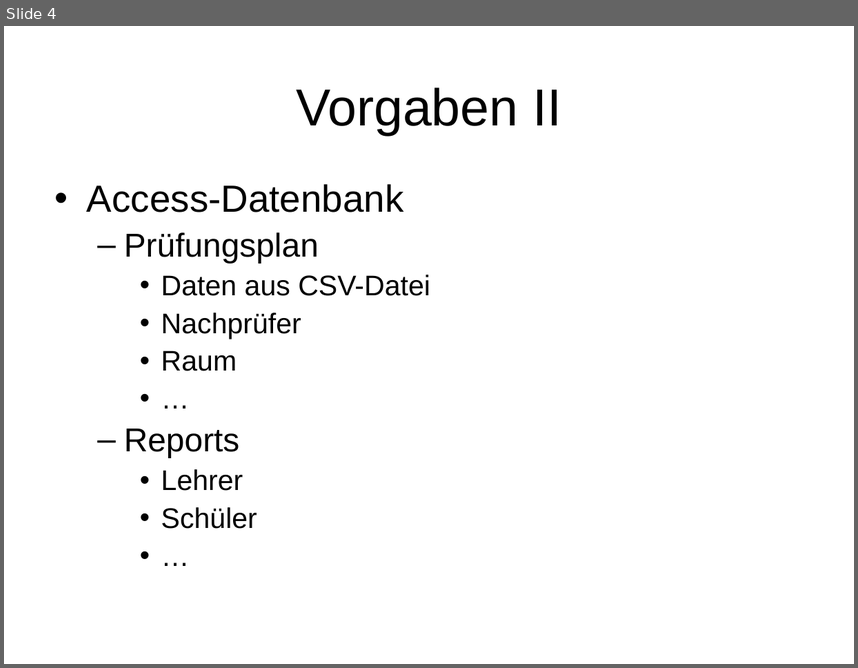
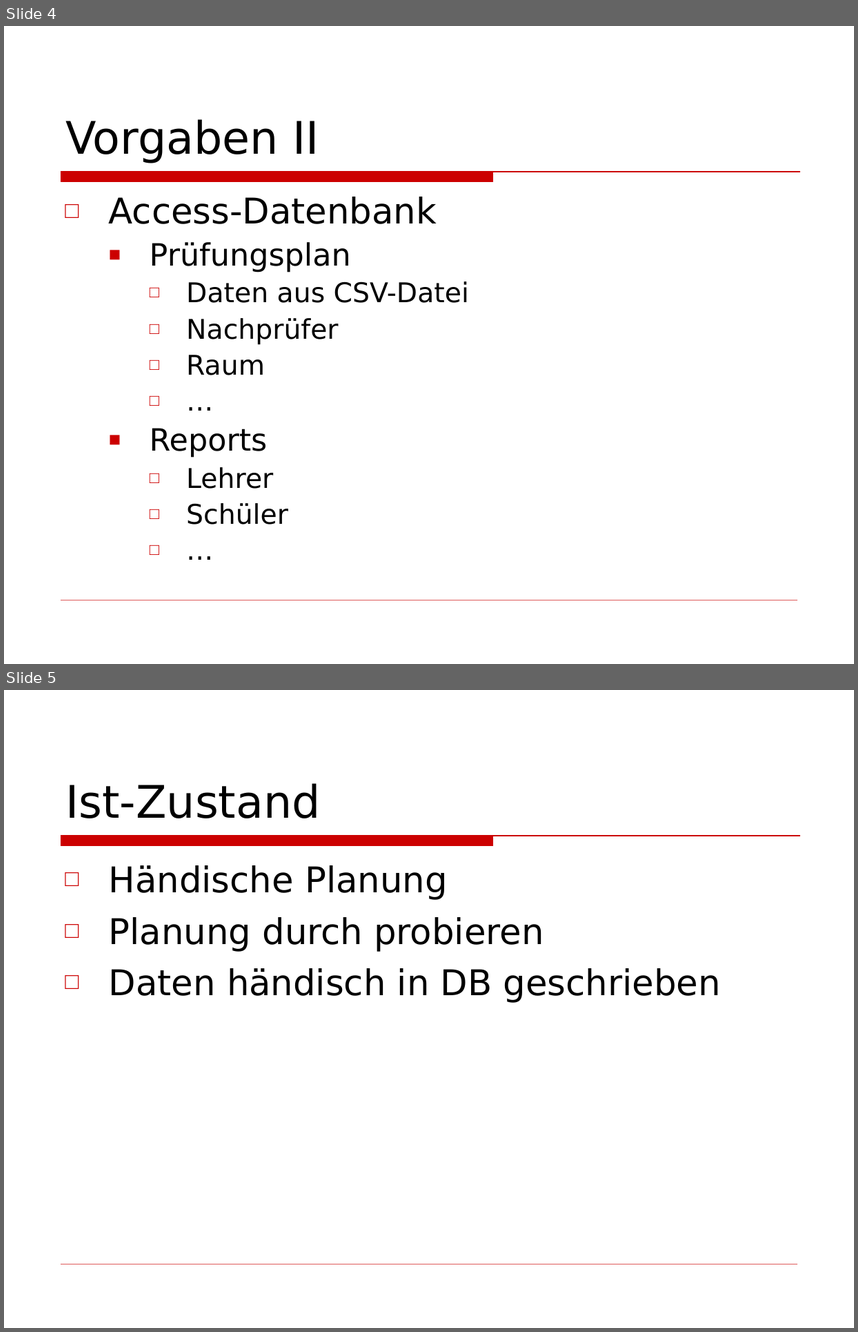
Before and after one commit to BackupTheBerlios/wiptp-svn, a slide deck: docs/Präsentation.ppt. Shown one above the other, each under a label of ours: slide 4 before the commit, slides 4 and 5 after it. The pictures are 858x668 and 858x1332 pixels, drawn with LibreOffice and Linux fonts; fonts in the diff are those of the drawing; background and template pictures are left out. Boxes give left, top, right and bottom in pixels: in the first picture for what was removed or moved away, otherwise in the second. Text is boxed around its words. In the diff, an @@ line names an element or a change of style, - is before the commit and + after.

```diff
--- a/docs/Präsentation.ppt
+++ b/docs/Präsentation.ppt
@@ slide 5 added at <box>4,690,854,1328</box>, background picture (left out); not listed: 2 template elements that a slide beside it also shows @@
@@ title added at <box>65,783,320,818</box>, 38 pt, text #000000 @@
+Ist-Zustand
@@ text added at <box>109,865,721,1003</box>, 30 pt, text #000000 @@
+□ Händische Planung
+□ Planung durch probieren
+□ Daten händisch in DB geschrieben
@@ slide 4 changed as well @@
@@ title "Vorgaben II": place and size @@
-title "Vorgaben II" at <box>296,87,562,135</box>
+title "Vorgaben II" at <box>65,119,319,163</box>
@@ title "Vorgaben II" at <box>65,119,319,163</box>: size 44 to 38 pt, font Arial to DejaVu Sans; alignment centre to left; vertical alignment middle to bottom @@
@@ text "Access-Datenbank": place and size @@
-text "Access-Datenbank" at <box>87,184,430,528</box>
+text "Access-Datenbank" at <box>109,196,469,524</box>
@@ text "Access-Datenbank" at <box>109,196,469,524</box>: size 32 to 30 pt in "Access-Datenbank"; font Arial to DejaVu Sans; size 28 to 26 pt in "Prüfungsplan", "Reports"; size 24 to 23 pt in "Daten aus CSV-Datei", "Nachprüfer", "Raum", "…" and 3 more places; bullet • to □; bullet colour #000000 to #CC0000; bullet – to ■ @@
@@ freeform shape added at <box>61,172,800,181</box>, fill #CC0000, outline #CC0000 0.74 pt @@
@@ line added from (61, 600) to (797, 600), #CC0000 0.26 pt @@
```
Also in this commit, not shown: 3 other slides changed, 1 other slide added.
